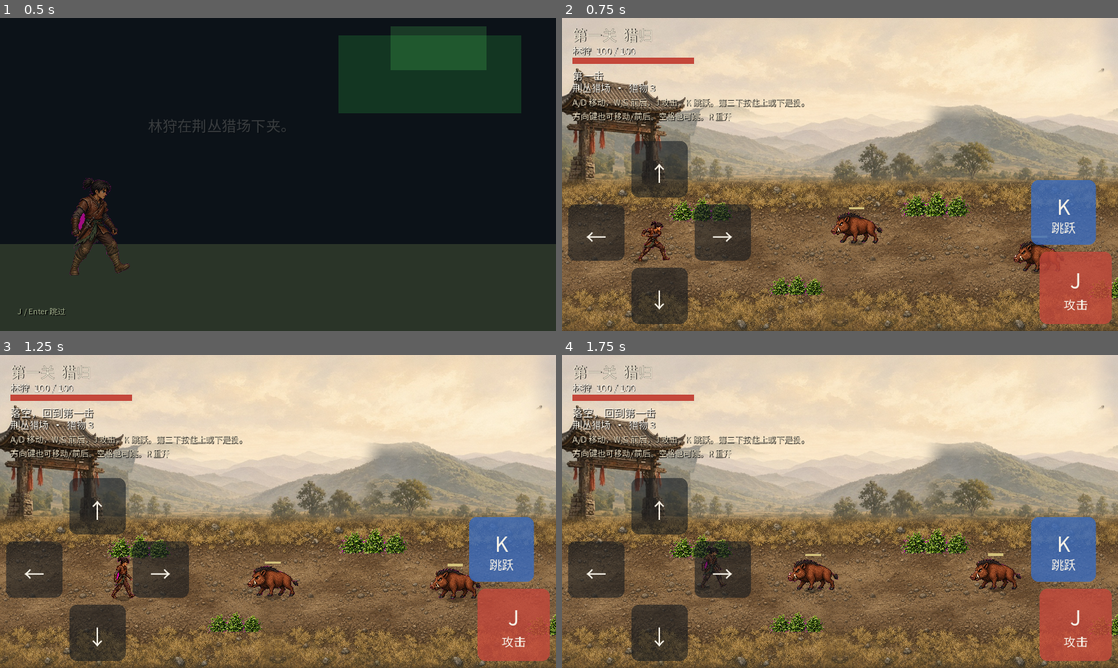
Above: before the commit, frames 1-4 (two rows, left to right).
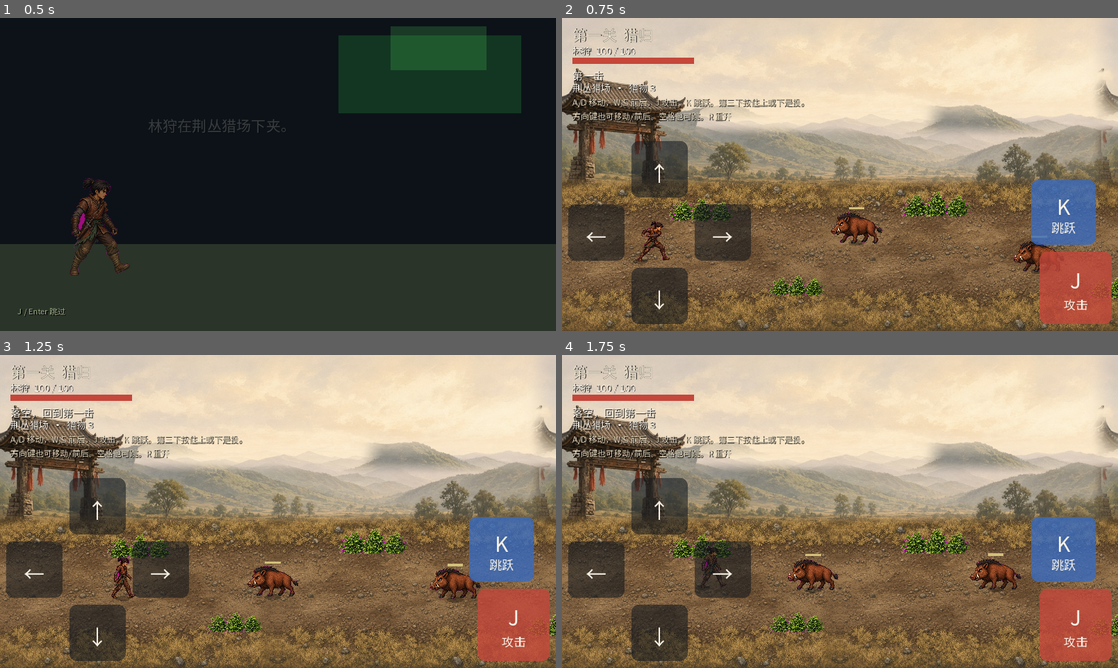
Above: after the commit, the same moments.

Repository: meathill/wow-dnf-godot
Game: Godot game, scene res://scenes/intro.tscn
The game is run twice, just before and just after one commit, with the same random seed, the same clock (stepped at 60 frames per second) and the same inputs.
Inputs (mouse positions are in pixels of both pictures, inside the frame that each line leads up to):
- Up to frame 1 (0.5 s): no input
- Up to frame 2 (0.75 s): tap Enter at 0.5 s; move the mouse to (962, 158) at 0.52 s; hold D from 0.53 s (still down); hold J from 0.53 s (still down); click (962, 158) at 0.67 s
- Up to frame 3 (1.25 s): keep holding D; keep holding J; tap Space at 0.77 s
- Up to frame 4 (1.75 s): release D at 1.25 s; release J at 1.25 s; drag from (728, 527) to (812, 574) at 1.27 s

Frame 1 is identical in both runs. In frame 2, 9.5% of the frame differs, in the area x 9-100%, y 20-54%; in frame 3, 9.5%; in frame 4, 9.5%.

Commit message:
Step the hunt parallax through several close speeds.
Sky, hills, trees, fence, and the near field each move a little faster than the layer behind them. The dirt lane still repeats one-to-one with the hunter.

Diff:
--- a/game/scripts/level1.gd
+++ b/game/scripts/level1.gd
@@ -2,15 +2,24 @@
 
 const Stage = preload("res://scripts/stage.gd")
 const FAR_TEX: Texture2D = preload("res://sprites/cut/bg_far.png")
+const HILLS_TEX: Texture2D = preload("res://sprites/cut/band_hills.png")
 const MID_TEX: Texture2D = preload("res://sprites/cut/bg_mid.png")
+const TREES_TEX: Texture2D = preload("res://sprites/cut/band_trees.png")
+const FENCE_TEX: Texture2D = preload("res://sprites/cut/band_fence.png")
+const NEAR_TEX: Texture2D = preload("res://sprites/cut/band_near.png")
 const LANE_TEX: Texture2D = preload("res://sprites/cut/lane_tile.jpg")
 const BUSH_TEX: Texture2D = preload("res://sprites/cut/bush.png")
 const ParallaxFollow := preload("res://scripts/parallax_follow.gd")
 const BUSH_H := 58.0
 
-# Fraction of the camera travel. 0 would stick to the screen. 1 matches the ground.
-const FAR_SCROLL := 0.08
-const MID_SCROLL := 0.25
+# Fraction of camera travel. Small steps from a nearly still sky down to the lane.
+# 0 would stick to the screen. 1 matches the ground the hunter walks on.
+const FAR_SCROLL := 0.04
+const HILLS_SCROLL := 0.12
+const MID_SCROLL := 0.20
+const TREES_SCROLL := 0.30
+const FENCE_SCROLL := 0.42
+const NEAR_SCROLL := 0.58
 # bg_far.png has 180px of extra sky above the original horizon line.
 const FAR_SKY_PAD := 180.0
 # Lane tile fills the walkable band and the grass edges above and below it.
@@ -22,18 +31,19 @@
 var hud: CanvasLayer
 var remaining := 3
 var ended := false
-var far_root: Node2D
-var mid_root: Node2D
+var scroll_roots: Array[Node2D] = []
+var scroll_rates: Array[float] = []
 
 
 func _ready() -> void:
 	# Painted layers scroll in the world. None of them are parented to the camera.
-	far_root = _layer("Far", -80)
-	_tile_strip(far_root, FAR_TEX, FAR_SKY_PAD, 1.0, -3, 6)
-	mid_root = _layer("Mid", -60)
-	var mid := _sprite(MID_TEX, 1.0)
-	mid.position = Vector2(0.0, 0.0)
-	mid_root.add_child(mid)
+	# Speeds step up a little each time so the depth reads as one continuous scroll.
+	_scrolled("Far", FAR_TEX, -100, FAR_SCROLL, FAR_SKY_PAD, -3, 6)
+	_scrolled("Hills", HILLS_TEX, -86, HILLS_SCROLL, 0.0, -3, 6)
+	_scrolled("Mid", MID_TEX, -72, MID_SCROLL, 0.0, 0, 1)
+	_scrolled("Trees", TREES_TEX, -58, TREES_SCROLL, 0.0, -3, 6)
+	_scrolled("Fence", FENCE_TEX, -46, FENCE_SCROLL, 0.0, -3, 6)
+	_scrolled("NearField", NEAR_TEX, -34, NEAR_SCROLL, 0.0, -3, 6)
 
 	var world := Node2D.new()
 	world.name = "World"
@@ -91,8 +101,16 @@
 	var view := get_viewport().get_visible_rect().size
 	var cam_left := cam.get_screen_center_position().x - view.x * 0.5
 	# World position lags the camera so the layer only travels `scroll` of the way.
-	far_root.position.x = cam_left * (1.0 - FAR_SCROLL)
-	mid_root.position.x = cam_left * (1.0 - MID_SCROLL)
+	for i in scroll_roots.size():
+		var rate: float = scroll_rates[i]
+		scroll_roots[i].position.x = cam_left * (1.0 - rate)
+
+
+func _scrolled(layer_name: String, tex: Texture2D, z: int, rate: float, y_pad: float, i0: int, i1: int) -> void:
+	var node := _layer(layer_name, z)
+	_tile_strip(node, tex, y_pad, 1.0, i0, i1)
+	scroll_roots.append(node)
+	scroll_rates.append(rate)
 
 
 func _layer(layer_name: String, z: int) -> Node2D:
Binary file added: game/sprites/cut/band_fence.png
Not shown, added: game/sprites/cut/band_fence.png.import
Binary file added: game/sprites/cut/band_hills.png
Not shown, added: game/sprites/cut/band_hills.png.import
Binary file added: game/sprites/cut/band_near.png
Not shown, added: game/sprites/cut/band_near.png.import
Binary file added: game/sprites/cut/band_trees.png
Not shown, added: game/sprites/cut/band_trees.png.import
Not shown, changed: README.md
Not shown, changed: game/sprites/README.md
